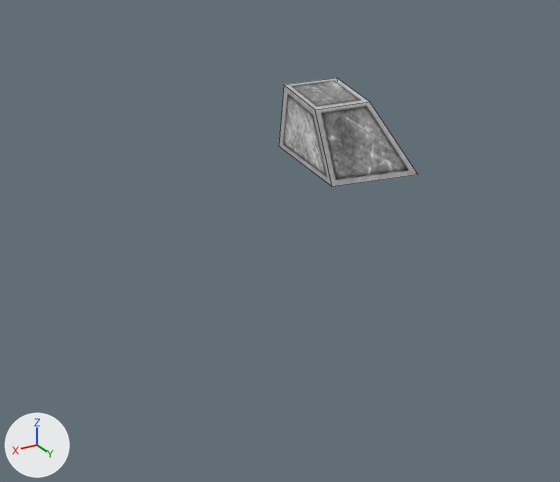
Renders of the Blender file _temporary/euf_medic/eufmedic.blend from each side of a commit.
Before and after are seen from a camera (50 mm lens) standing at (1.45, 2.87, 2.17) and looking at (-0.02, 0.41, 0.94). Lighting does not change. The marker at lower left points along +X, +Y and +Z. Mesh edges are drawn as thin lines.

The first picture shows 'ruparm'.
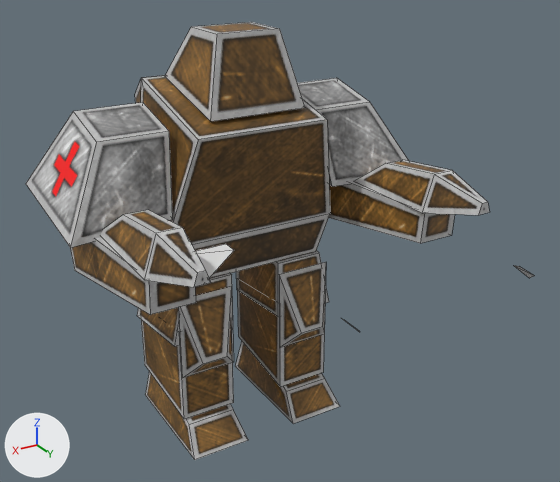
Location of each change, [x1, y1, x2, y2] in pixels of the pictures (560 x 482 px):
'torso', shown (brown): after [135, 22, 330, 277]
'Luparm', added: after [26, 102, 173, 248]
'lloarm', shown: after [70, 210, 211, 315]
'rloarm', shown: after [329, 160, 489, 243]
'lleg', shown: after [141, 286, 234, 419]
'rleg', shown: after [237, 262, 326, 387]
'lfoot', shown: after [145, 371, 248, 460]
'rfoot', shown: after [235, 342, 340, 424]
'rthigh', shown: after [236, 250, 329, 317]
'lthigh', shown: after [137, 273, 233, 346]
'lfin', shown: after [195, 244, 234, 278]
part 2 of me_lleg, rebuilt (not visible before): after [141, 320, 234, 419]
part 3 of me_lleg, added: after [178, 286, 234, 378]

What changed in the scene script:
```text
Change me_lthigh:
    used by ob_lthigh; location = (0.0, 0.0, 0.0); rotation_euler = (1.571, 0.0, 0.0), in degrees (90, 0, 0); scale = (0.05, 0.05, 0.05)
    remove me_lthigh.from_pydata(...)  # 8 vertices, 10 faces; spans x -1.47..5.3, y 8.76..14.14, z -4.86..1.86
    add me_lthigh.from_pydata(...)  # 8 vertices, 6 faces; spans x 1.82..8.59, y 8.76..14.14, z -4.86..1.86
    me_lthigh part 5: the whole mesh is rebuilt
    add me_lthigh.materials.append(mat_eufmedic_bmp)  # picture img_eufmedic_bmp
Change me_lloarm:
    used by ob_lloarm; location = (0.0, 0.0, 0.0); rotation_euler = (1.571, 0.0, 0.0), in degrees (90, 0, 0); scale = (0.05, 0.05, 0.05)
    remove me_lloarm.from_pydata(...)  # 16 vertices, 20 faces; spans x 5.5..11.5, y 17.4..24.5, z -17.5..-0.7
    add me_lloarm.from_pydata(...)  # 20 vertices, 16 faces; spans x 8.5..14.5, y 17.4..24.5, z -19.1..-0.7
    me_lloarm part 4
    6 vertices are removed from x 5.5..11.5, y 17.4..21.5, z -14.5..-0.7
    8 faces are deleted
    18 vertices are added at x 8.5..14.5, y 17.4..24.5, z -19.1..-0.7
    16 new faces join them
    add me_lloarm.materials.append(mat_eufmedic_bmp)  # picture img_eufmedic_bmp
Change me_lleg:
    used by ob_lleg; location = (0.0, 0.0, 0.0); rotation_euler = (1.571, 0.0, 0.0), in degrees (90, 0, 0); scale = (0.05, 0.05, 0.05)
    verts and faces of me_lleg; kept vertices keep their numbers, new ones are numbered from 14
    remove me_lleg.from_pydata(...)  # 14 vertices, 12 faces; spans x -1.24..5.08, y 1.57..14.11, z -6.5..1.92
    add me_lleg.from_pydata(...)  # 14 vertices, 11 faces; spans x 1.76..8.08, y 2.47..14.11, z -6.5..1.92
    me_lleg part 2: the loose piece of 8 vertices spanning x -1.24..5.08, y 1.57..11.16, z -4.92..1.92 is rebuilt with 8 vertices and now spans x 1.76..8.08, y 2.47..11.16, z -4.92..1.92, in mat_eufmedic_bmp (picture img_eufmedic_bmp)
    me_lleg part 3
    add verts[14] = (5.99, 8.58, -6.5)  # pixel (203, 363)
    add verts[15] = (3.71, 8.58, -6.5)  # pixel (227, 356)
    add verts[16] = (2.33, 14.11, -4.9)  # pixel (231, 286)
    add verts[17] = (7.26, 14.11, -4.9)
    add verts[18] = (2.33, 6.69, -4.9)  # pixel (233, 362)
    add verts[19] = (7.26, 6.69, -4.9)  # pixel (182, 378)
    add faces += [(14, 19, 18, 15), (16, 18, 19, 17), (15, 18, 16), (14, 17, 19), (14, 15, 16, 17)]
    add me_lleg.materials.append(mat_eufmedic_bmp)  # picture img_eufmedic_bmp
Change me_lfoot:
    used by ob_lfoot; location = (0.0, 0.0, 0.0); rotation_euler = (1.571, 0.0, 0.0), in degrees (90, 0, 0); scale = (0.05, 0.05, 0.05)
    remove me_lfoot.from_pydata(...)  # 8 vertices, 10 faces; spans x -0.66..4.58, y -0.06..5.58, z -7.4..3.87
    add me_lfoot.from_pydata(...)  # 8 vertices, 6 faces; spans x 2.34..7.58, y -0.06..5.58, z -7.4..3.87
    me_lfoot part 1: the whole mesh is rebuilt
    add me_lfoot.materials.append(mat_eufmedic_bmp)  # picture img_eufmedic_bmp
Change ob_lthigh:
    ob_lthigh.location: (0.0, 0.0, 0.0) -> (-0.007, 0.0, 0.054)
    remove ob_lthigh.hide_set(True)  # its collection is switched off
Change ob_lloarm:
    remove ob_lloarm.hide_set(True)  # its collection is switched off
Change ob_lleg:
    remove ob_lleg.hide_set(True)  # its collection is switched off
Change ob_lfoot:
    remove ob_lfoot.hide_set(True)  # its collection is switched off
Change ob_lfin:
    remove ob_lfin.hide_set(True)  # its collection is switched off
Change ob_rfoot:
    remove ob_rfoot.hide_set(True)  # its collection is switched off
Change ob_rleg:
    remove ob_rleg.hide_set(True)  # its collection is switched off
Change ob_rloarm:
    remove ob_rloarm.hide_set(True)  # its collection is switched off
Change ob_torso:
    remove ob_torso.hide_set(True)  # its collection is switched off
Change ob_rthigh:
    remove ob_rthigh.hide_set(True)  # its collection is switched off
Add ob_luparm_1:
    ob_luparm_1 = bpy.data.objects.new('Luparm', me_ruparm_001)  # 8 vertices, 6 faces; spans x 6.63..15.85, y 21.37..29.04, z -6.66..5.0; in mat_eufmedic_bmp (picture img_eufmedic_bmp)
    ob_luparm_1.location = (0.0, 0.0, 0.0)
    ob_luparm_1.rotation_euler = (1.571, 0.0, 0.0)  # degrees (90, 0, 0)
    ob_luparm_1.scale = (0.05, 0.05, 0.05)
```
